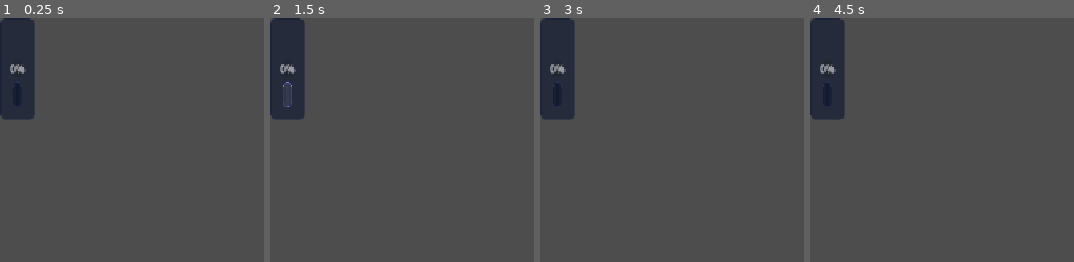
Above: before the commit, frames 1-4 (left to right).
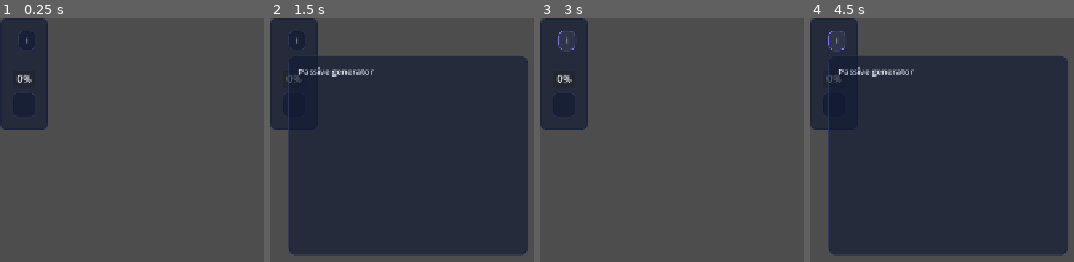
Above: after the commit, the same moments.

Repository: franciscoCapa27/Squared_2
Game: Godot game, scene res://scenes/ui/PassiveGeneratorCard.tscn
The game is run twice, just before and just after one commit, with the same random seed, the same clock (stepped at 60 frames per second) and the same inputs. This scene is started directly instead of the project's main scene.
Inputs (mouse positions are in pixels of both pictures, inside the frame that each line leads up to; where the layout moved, square brackets give the same spot in the first picture):
- Up to frame 1 (0.25 s): no input
- Up to frame 2 (1.5 s): click (296, 39) at 0.5 s, where only the run after the commit has a clickable "i"; click (293, 105) [288, 96] at 1.25 s
- Up to frame 3 (3 s): click (563, 105) [558, 96] at 2 s; click (566, 39) at 2.75 s, where only the run after the commit has a clickable "i"
- Up to frame 4 (4.5 s): click (833, 105) [828, 96] at 3.5 s; click (836, 39) at 4.25 s, where only the run after the commit has a clickable "i"

The runs differ from the first frame. In frame 1, 3.2% of the frame differs, in the area x 0-19%, y 0-46%; in frame 2, 74%, in the area x 0-98%, y 0-98%; in frame 3, 3.3%; in frame 4, 74%.

Commit message:
feat(ui): add passive generator detail help (#175)
Move passive mechanics and this-run history into the shared contextual popup while keeping the compact card scannable.

Diff:
--- a/squared-2/scenes/ui/PassiveGeneratorCard.tscn
+++ b/squared-2/scenes/ui/PassiveGeneratorCard.tscn
@@ -1,6 +1,7 @@
 [gd_scene format=3 uid="uid://ctj4b7a2s4gmi"]
 
 [ext_resource type="Script" uid="uid://cucatucma0iq" path="res://scripts/ui/passive_generator_card.gd" id="1_w8yjn"]
+[ext_resource type="PackedScene" path="res://scenes/ui/ContextualHelp.tscn" id="2_contextual_help"]
 
 [node name="PassiveGeneratorCard" type="PanelContainer" unique_id=1731951840]
 offset_right = 40.0
@@ -19,10 +20,20 @@
 layout_mode = 2
 theme_override_constants/separation = 8
 
-[node name="TitleLabel" type="Label" parent="CardMargin/CardVBox" unique_id=1992256305]
+[node name="TitleRow" type="HBoxContainer" parent="CardMargin/CardVBox" unique_id=1992256305]
+layout_mode = 2
+theme_override_constants/separation = 8
+
+[node name="TitleLabel" type="Label" parent="CardMargin/CardVBox/TitleRow" unique_id=1992256305]
 unique_name_in_owner = true
 layout_mode = 2
+size_flags_horizontal = 3
 clip_text = true
+
+[node name="DetailHelp" parent="CardMargin/CardVBox/TitleRow" instance=ExtResource("2_contextual_help")]
+unique_name_in_owner = true
+layout_mode = 2
+help_title = "Passive generator"
 
 [node name="StatusLabel" type="Label" parent="CardMargin/CardVBox" unique_id=349251385]
 unique_name_in_owner = true
--- a/squared-2/scripts/ui/passive_generator_card.gd
+++ b/squared-2/scripts/ui/passive_generator_card.gd
@@ -7,6 +7,7 @@
 @onready var status_label: Label = %StatusLabel
 @onready var progress_bar: ProgressBar = %ProgressBar
 @onready var upgrade_button: Button = %UpgradeButton
+@onready var detail_help: ContextualHelp = %DetailHelp
 
 var generator_id: String = ""
 var upgrade_request_pending: bool = false
@@ -39,6 +40,7 @@
 		status_label.text = "No generator data found."
 		progress_bar.visible = false
 		upgrade_button.visible = false
+		detail_help.visible = false
 		return
 
 	title_label.text = generator_instance.get_display_name()
@@ -47,7 +49,16 @@
 		status_label.text = "Locked"
 		progress_bar.visible = false
 		upgrade_button.visible = false
+		detail_help.visible = false
 		return
+
+	detail_help.visible = true
+	detail_help.help_title = generator_instance.get_display_name()
+	detail_help.help_detail = _get_detail_help(generator_instance)
+	detail_help.tooltip_text = "%s\n%s" % [
+		detail_help.help_title,
+		detail_help.help_detail
+	]
 
 	var is_active: bool = generator_instance.is_active()
 	var activity_state: String = "Active" if is_active else "Inactive"
@@ -92,6 +103,38 @@
 		NumberFormatter.percent(generator_instance.get_current_extraction_rate())
 	]
 
+
+func _get_detail_help(generator_instance: PassiveGeneratorInstance) -> String:
+	var next_level_detail: String = "Next level: max level reached."
+	if generator_instance.level < generator_instance.get_max_level():
+		var next_level_instance: PassiveGeneratorInstance = PassiveGeneratorInstance.new(
+			generator_instance.definition
+		)
+		next_level_instance.level = generator_instance.level + 1
+		next_level_detail = "Next level: %s interval; %s extraction." % [
+			NumberFormatter.seconds(next_level_instance.get_current_interval_seconds()),
+			NumberFormatter.percent(next_level_instance.get_current_extraction_rate())
+		]
+
+	var last_pulse_detail: String = "None yet."
+	if generator_instance.last_target_square_id != "":
+		last_pulse_detail = "+%s Squares from %s." % [
+			NumberFormatter.amount(generator_instance.last_payout),
+			generator_instance.last_target_square_id
+		]
+
+	return (
+		"Current effect: %s\n" % _get_effect_summary(generator_instance)
+		+ "Interval: %s\n" % NumberFormatter.seconds(generator_instance.get_current_interval_seconds())
+		+ "Extraction: %s\n" % NumberFormatter.percent(generator_instance.get_current_extraction_rate())
+		+ "Targeting: %s\n" % _get_targeting_text(generator_instance)
+		+ "%s\n\n" % next_level_detail
+		+ "Last pulse: %s\n" % last_pulse_detail
+		+ "Pulses this run: %s\n" % NumberFormatter.integer_amount(generator_instance.lifetime_pulses)
+		+ "Squares generated this run: %s\n\n" % NumberFormatter.amount(generator_instance.lifetime_squares_generated)
+		+ "Run levels persist after buying a Trait. Activity resets on a new game."
+	)
+
 func _get_targeting_text(generator_instance: PassiveGeneratorInstance) -> String:
 	if generator_instance == null or generator_instance.definition == null:
 		return "Unknown"
